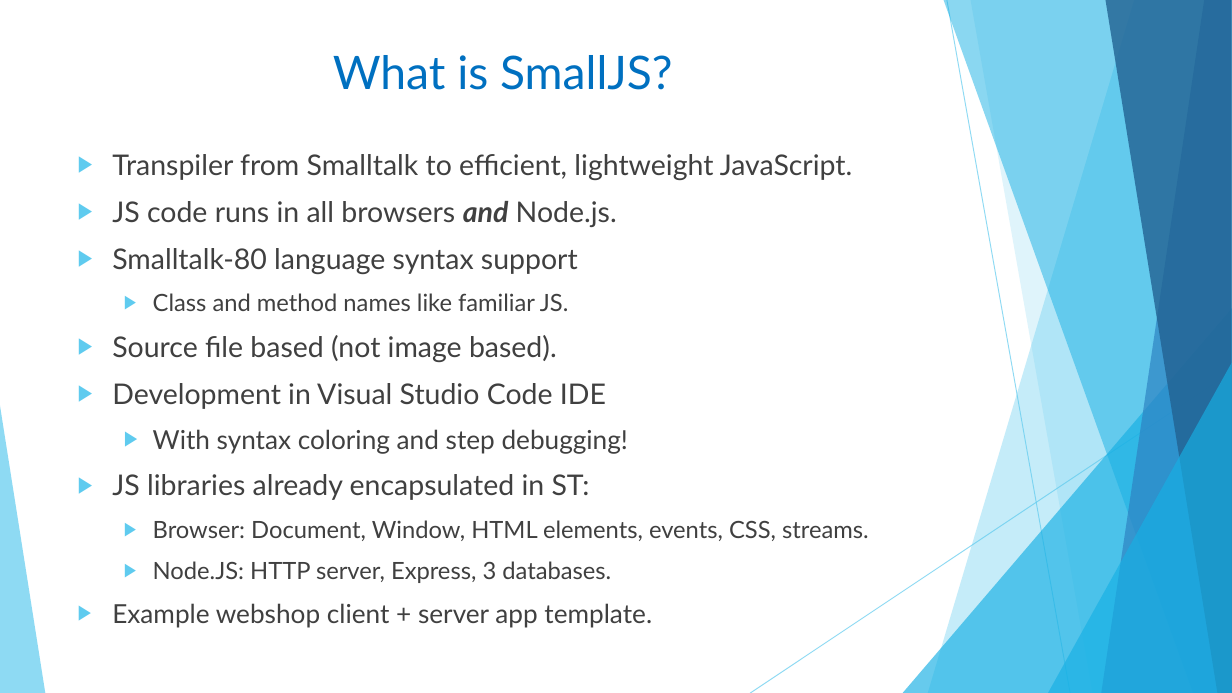
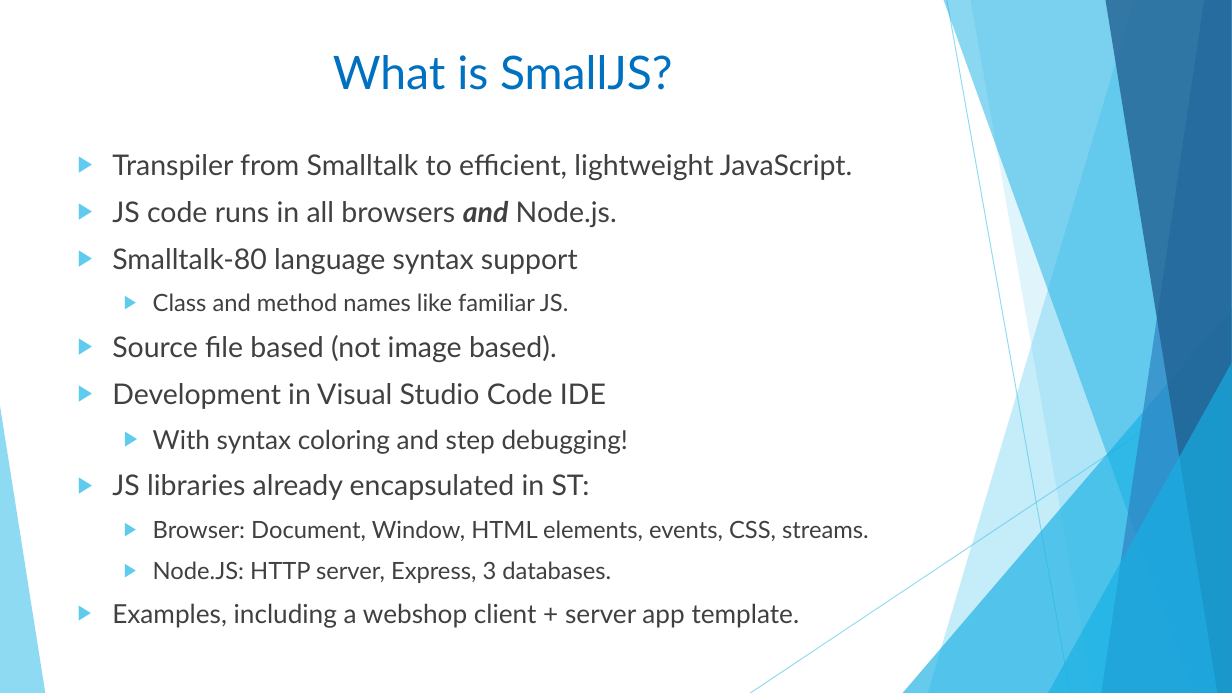
Before and after one commit to Small-JS/SmallJS, a slide deck: slide 2 of Documentation/Why_SmallJS.pptx. Drawn at 1232x693 pixels with LibreOffice and Linux fonts; fonts in the diff are those of the drawing. Boxes give left, top, right and bottom in pixels: in the first picture for what was removed or moved away, otherwise in the second. Text is boxed around its words. In the diff, an @@ line names an element or a change of style, - is before the commit and + after.

```diff
--- a/Documentation/Why_SmallJS.pptx
+++ b/Documentation/Why_SmallJS.pptx
@@ text at (112,603,800,627): text changed @@
-▶ Example webshop client + server app template.
+▶ Examples, including a webshop client + server app template.
```
Also in this commit, not shown: 2 other slides changed.
